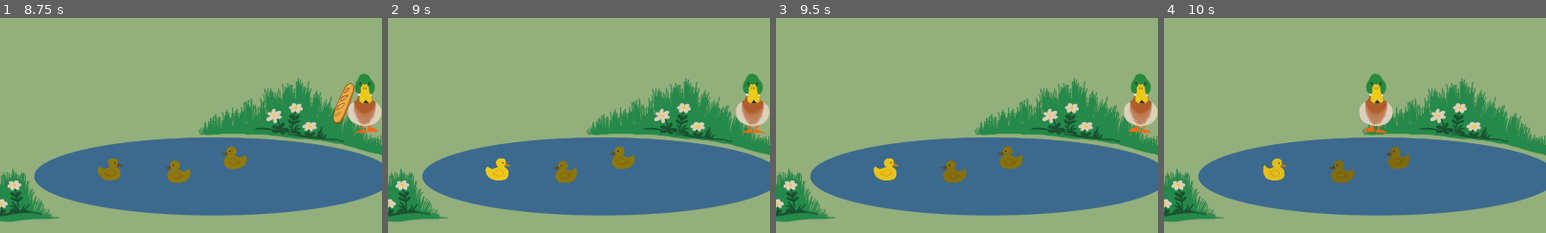
Above: before the commit, frames 1-4 (left to right).
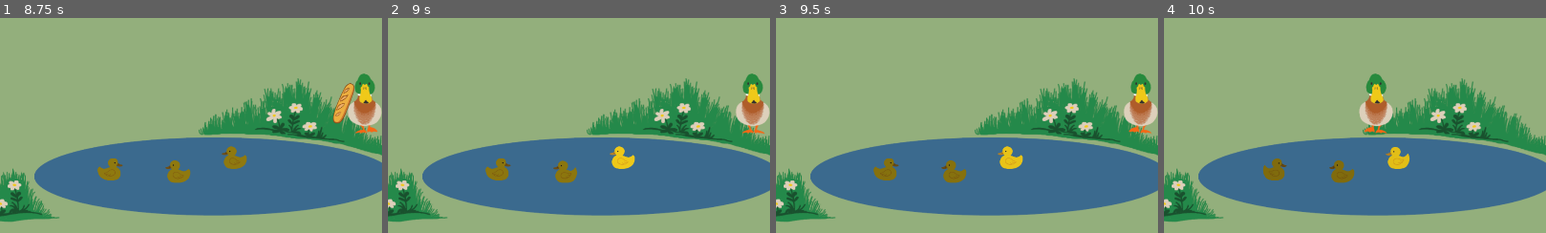
Above: after the commit, the same moments.

Repository: baguette-ballett/baguette-ballett
Game: Godot game, scene res://scenes/intro/intro.tscn
The game is run twice, just before and just after one commit, with the same random seed, the same clock (stepped at 60 frames per second) and the same inputs.
Inputs:
- Up to frame 1 (8.75 s): click "Start" at 0.5 s; tap Enter (ui_accept) at 1.25, 1.35, 1.52, 1.82, 2.1, 2.27, 2.57, 2.85, 3.6, 3.77, 4.07, 4.35, 4.52, 4.82, 5.1, 5.27, 5.57, 5.85, 6.6, 6.77, 7.07, 7.35, 7.52, 7.82, 8.1, 8.27, 8.57 s; hold Right (ui_right) 1.28-2.03 s; hold Down (ui_down) 2.03-2.78 s; hold Right (ui_right) 2.78-4.28 s; hold Left (ui_left) 4.28-5.78 s; hold Down (ui_down) 5.78-6.53 s; hold Right (ui_right) from 6.53 s (still down)
- Up to frame 2 (9 s): release Right (ui_right) at 8.78 s; hold Down (ui_down) from 8.78 s (still down); tap Enter (ui_accept) at 8.85 s
- Up to frame 3 (9.5 s): keep holding Down (ui_down)
- Up to frame 4 (10 s): release Down (ui_down) at 9.53 s; hold Left (ui_left) from 9.53 s (still down); tap Enter (ui_accept) at 9.6, 9.77 s
The pictures show only the part of the screen within x 50-100%, y 50-100%; the shares and areas given below are measured in that part.

Frame 1 is identical in both runs. In frame 2, 0.9% of the frame differs, in the area x 25-65%, y 59-76%; in frame 3, 0.9%; in frame 4, 0.8%.

Commit message:
feed random ducklings

Diff:
--- a/scenes/globals.gd
+++ b/scenes/globals.gd
@@ -1,8 +1,6 @@
 extends Node
 
-var d1LiveLeft = 100
-var d2LiveLeft = 100
-var d3LiveLeft = 100
+var ducklingsLifeLeft = [100, 100, 100]
 
 var baguettes = []
 var player
--- a/scenes/level/level.gd
+++ b/scenes/level/level.gd
@@ -4,20 +4,18 @@
 
 func _ready():
 	Globals.game_won = false
-	Globals.d1LiveLeft = 100
-	Globals.d2LiveLeft = 100
-	Globals.d3LiveLeft = 100
+	Globals.ducklingsLifeLeft = [100, 100, 100]
 
 func _process(_delta):
 	if Input.is_action_just_pressed("ui_cancel"):
 		get_tree().change_scene_to_file("res://scenes/intro/intro.tscn")
 	if Globals.game_won:
-		if Globals.d1LiveLeft > 0:
+		if Globals.ducklingsLifeLeft[0] > 0:
 			$Duckling1.flip_h = false
 			$Duckling1.translate(Vector2(-10,-10))
-		if Globals.d2LiveLeft > 0:
+		if Globals.ducklingsLifeLeft[1] > 0:
 			$Duckling2.translate(Vector2(-10,-10))
-		if Globals.d3LiveLeft > 0:
+		if Globals.ducklingsLifeLeft[2] > 0:
 			$Duckling3.translate(Vector2(-10,-10))
 	if $player.global_position.y < -600:
 		get_tree().change_scene_to_file("res://scenes/intro/intro.tscn")
@@ -39,25 +37,25 @@
 	var d1 = get_node("Duckling1")
 	var d2 = get_node("Duckling2")
 	var d3 = get_node("Duckling3")
-	d1.modulate = Color((0.5/100 * Globals.d1LiveLeft) + 0.5, (0.5/100 * Globals.d1LiveLeft) + 0.5, (0.5/100 * Globals.d1LiveLeft) + 0.5)
-	d2.modulate = Color((0.5/100 * Globals.d2LiveLeft) + 0.5, (0.5/100 * Globals.d2LiveLeft) + 0.5, (0.5/100 * Globals.d2LiveLeft) + 0.5)
-	d3.modulate = Color((0.5/100 * Globals.d3LiveLeft) + 0.5, (0.5/100 * Globals.d3LiveLeft) + 0.5, (0.5/100 * Globals.d3LiveLeft) + 0.5)
-	if Globals.d1LiveLeft < 0:
+	d1.modulate = Color((0.5/100 * Globals.ducklingsLifeLeft[0]) + 0.5, (0.5/100 * Globals.ducklingsLifeLeft[0]) + 0.5, (0.5/100 * Globals.ducklingsLifeLeft[0]) + 0.5)
+	d2.modulate = Color((0.5/100 * Globals.ducklingsLifeLeft[1]) + 0.5, (0.5/100 * Globals.ducklingsLifeLeft[1]) + 0.5, (0.5/100 * Globals.ducklingsLifeLeft[1]) + 0.5)
+	d3.modulate = Color((0.5/100 * Globals.ducklingsLifeLeft[2]) + 0.5, (0.5/100 * Globals.ducklingsLifeLeft[2]) + 0.5, (0.5/100 * Globals.ducklingsLifeLeft[2]) + 0.5)
+	if Globals.ducklingsLifeLeft[0] < 0:
 		d1.rotation = PI
 		d1.stop()
-	if Globals.d2LiveLeft < 0:
+	if Globals.ducklingsLifeLeft[1] < 0:
 		d2.rotation = PI
 		d2.stop()
-	if Globals.d3LiveLeft < 0:
+	if Globals.ducklingsLifeLeft[2] < 0:
 		d3.rotation = PI
 		d3.stop()
-	Globals.d1LiveLeft -= 1
-	Globals.d2LiveLeft -= 1
-	Globals.d3LiveLeft -= 1
+	Globals.ducklingsLifeLeft[0] -= 1
+	Globals.ducklingsLifeLeft[1] -= 1
+	Globals.ducklingsLifeLeft[2] -= 1
 
 
 func _on_game_end_timer_timeout():
-	if Globals.d1LiveLeft > 0 and Globals.d2LiveLeft > 0 and Globals.d3LiveLeft > 0:
+	if Globals.ducklingsLifeLeft[0] > 0 and Globals.ducklingsLifeLeft[1] > 0 and Globals.ducklingsLifeLeft[2] > 0:
 		Globals.game_won = true
 	else:
 		print("You lost!")
--- a/scenes/player/player.gd
+++ b/scenes/player/player.gd
@@ -22,19 +22,18 @@
 	elif Input.is_action_pressed("ui_left"):
 		velocity.x = lerp(velocity.x, walkSpeed*-1.0, acceleration)
 	elif Input.is_action_just_pressed("ui_down"):
+		if not Globals.playerOverPond:
+			return
+
 		var balancedBaguettes = Globals.getBaguettesInRange()
-		if Globals.playerOverPond:
-			for b in balancedBaguettes:
-				b.destroy()
-				if Globals.d1LiveLeft < 100 and Globals.d1LiveLeft >= 1:
-					Globals.d1LiveLeft = 100
-					continue
-				if Globals.d2LiveLeft < 100 and Globals.d2LiveLeft >= 1:
-					Globals.d2LiveLeft = 100
-					continue
-				if Globals.d3LiveLeft < 100 and Globals.d3LiveLeft >= 1:
-					Globals.d3LiveLeft = 100
-					continue
+		for b in balancedBaguettes:
+			b.destroy()
+			var ids = [0, 1, 2]
+			ids.shuffle()
+			for id in ids:
+				if Globals.ducklingsLifeLeft[id] < 100 and Globals.ducklingsLifeLeft[id] >= 1:
+					Globals.ducklingsLifeLeft[id] = 100
+					break
 	else:
 		velocity.x = lerp(velocity.x, 0.0, 0.1)
 
